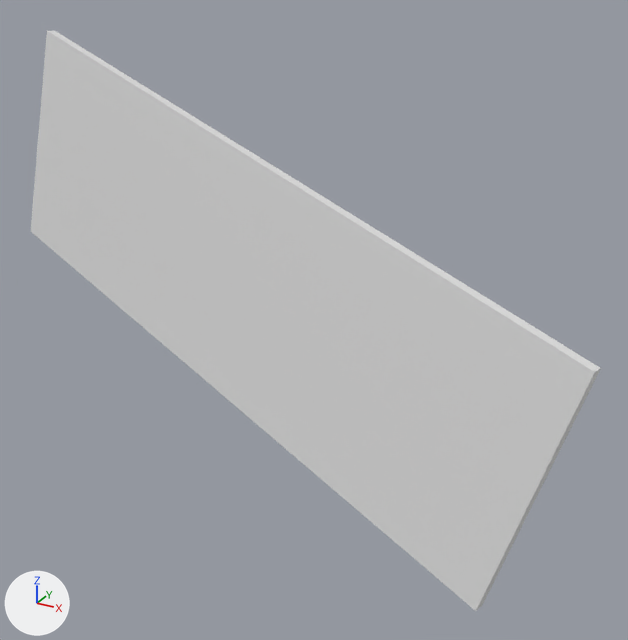
An edit to the Blender file architecture.blend, drawn before and after from the same camera.
The view is the same before and after, from a camera (50 mm lens) standing at (3.53, -5.45, 2.45) and looking at (0.54, -0.02, -0.26). Every picture has the same lights, and +X, +Y and +Z are marked at lower left. The same objects are shown in both versions, whatever each file hides.
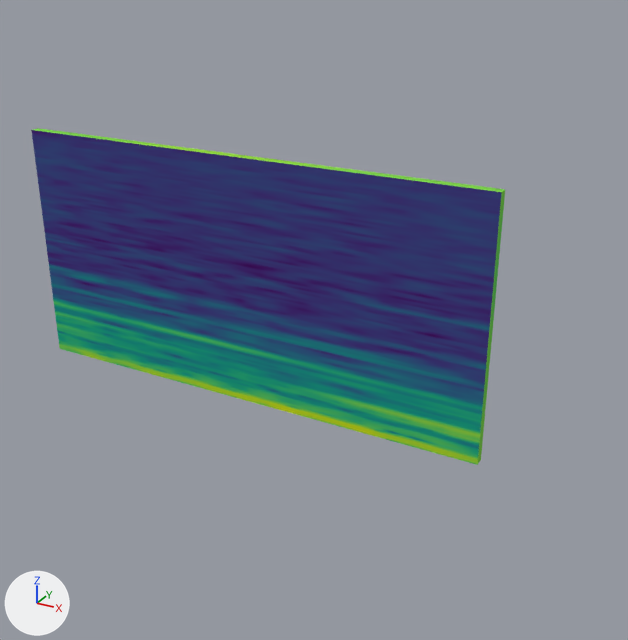
Where the newer file only moved an object's origin or applied its transform, the numbers keep the older frame.

Pixel boxes (x1, y1, x2, y2) of what changed, in the pictures (628 x 640 px):
'Cube', surface changed, reshaped (grey to blue, 17% narrower, 42% shorter)
    before: (31, 31, 601, 611)
    after: (31, 128, 505, 465)

The change, as a list of edits to the scene's bpy script:
```text
Add img_screenshot_2023_11_24_at_16_44_26_png:
    img_screenshot_2023_11_24_at_16_44_26_png = load_image('Screenshot 2023-11-24 at 16.44.26.png', '_unpacked/Screenshot_2023-11-24_at_16.44.26.png', 910, 380, 'sRGB')
Change mat_material_001:
    remove mat_material_001.base_color = (0.8, 0.8, 0.8)  # white #e7e7e7
    add mat_material_001.texture = img_screenshot_2023_11_24_at_16_44_26_png
    add mat_material_001.specular_ior_level = 0.0
Change me_cube_001:
    where me_cube_001.from_pydata(...)  # 8 vertices, 6 faces; spans x -2.79..2.79, y -0.25..-0.17, z -1.0..1.0
    used by ob_cube; location = (0.0, 0.0, 0.0); rotation_euler = (-0.0692, 0.264, -0.26), in degrees (-4, 15, -15)
    me_cube_001 part 1
    me_cube_001.vertices[0].co: (-2.79, -0.25, -1.0) -> (-1.54, -0.65, -1.5)  # pixel (30, 231) -> pixel (59, 348)
    me_cube_001.vertices[1].co: (-2.79, -0.25, 1.0) -> (-2.06, -0.79, 0.43)  # pixel (46, 30) -> pixel (31, 129)
    me_cube_001.vertices[2].co: (-2.79, -0.17, -1.0) -> (-1.56, -0.58, -1.5)
    me_cube_001.vertices[3].co: (-2.79, -0.17, 1.0) -> (-2.08, -0.71, 0.43)  # pixel (54, 30) -> pixel (38, 128)
    me_cube_001.vertices[4].co: (2.79, -0.25, -1.0) -> (2.19, 0.3, -0.43)  # pixel (475, 611) -> pixel (477, 464)
    me_cube_001.vertices[5].co: (2.79, -0.25, 1.0) -> (1.66, 0.17, 1.5)  # pixel (594, 372) -> pixel (501, 192)
    me_cube_001.vertices[6].co: (2.79, -0.17, -1.0) -> (2.17, 0.38, -0.43)  # pixel (481, 605) -> pixel (480, 459)
    me_cube_001.vertices[7].co: (2.79, -0.17, 1.0) -> (1.65, 0.24, 1.5)  # pixel (601, 368) -> pixel (505, 189)
```
